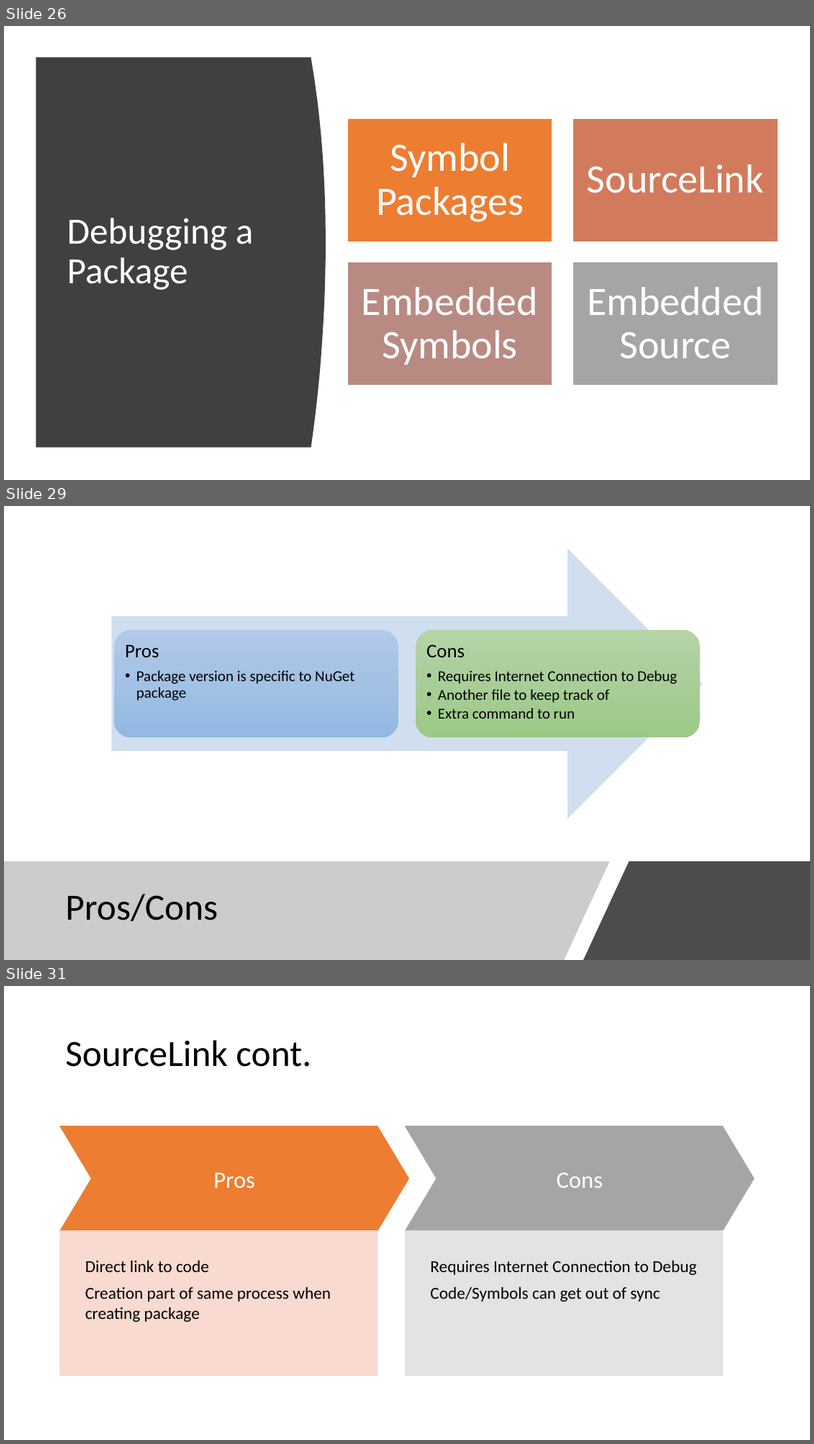
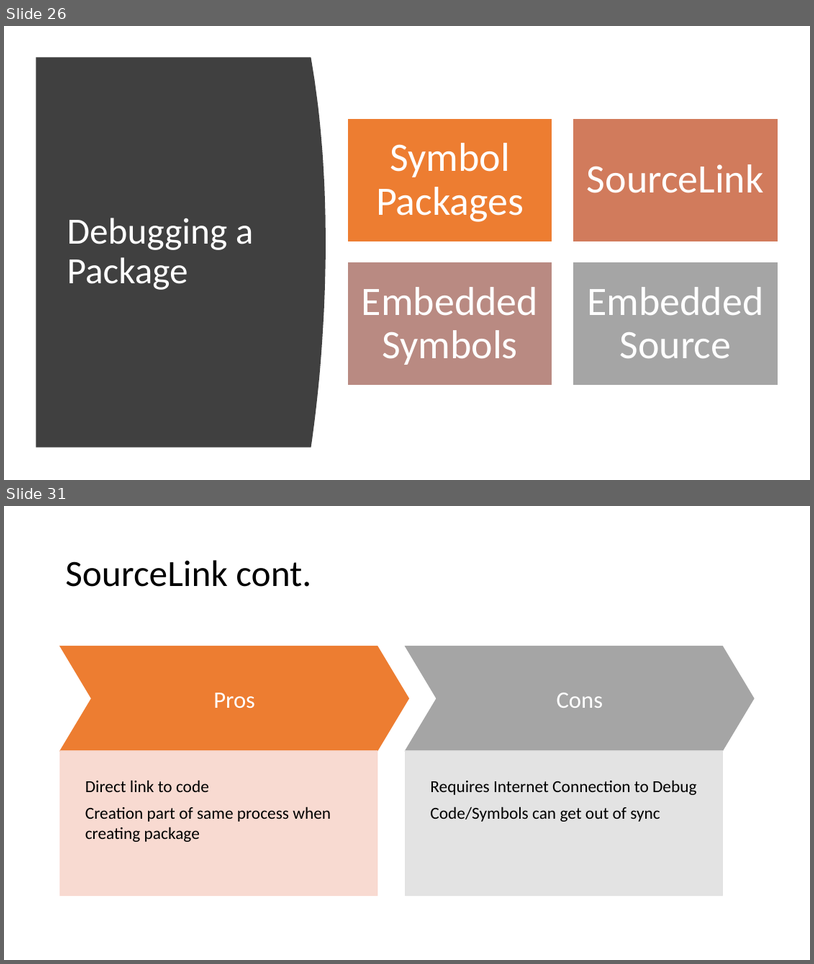
Before and after one commit to ProgrammerAL/Presentations-2019, a slide deck: 01-10 - ONETUG - Working with NuGet Packages/Presentation.pptx. Shown one above the other, each under a label of ours: slides 26, 29 and 31 before the commit, slides 26 and 31 after it; the slides between them are not shown. The pictures are 814x1444 and 814x964 pixels, drawn with LibreOffice and Linux fonts; fonts in the diff are those of the drawing. Boxes give left, top, right and bottom in pixels: in the first picture for what was removed or moved away, otherwise in the second. Text is boxed around its words. In the diff, an @@ line names an element or a change of style, - is before the commit and + after.

```diff
--- a/01-10 - ONETUG - Working with NuGet Packages/Presentation.pptx
+++ b/01-10 - ONETUG - Working with NuGet Packages/Presentation.pptx
@@ slide 29 removed at [4,506,810,960], background #FFFFFF @@
@@ group removed at [112,548,703,818]: 2 rounded rectangles, 2 texts, 1 right arrow @@
-Pros
-  • Package version is specific to NuGet package
-Cons
-  • Requires Internet Connection to Debug
-  • Another file to keep track of
-  • Extra command to run
@@ freeform shape removed at [4,861,610,960] @@
@@ freeform shape removed at [584,861,810,960] @@
@@ title removed at [65,893,218,921] @@
-Pros/Cons
```
Also in this commit, not shown: 4 slides changed, 2 slides added, 1 other slide removed, 8 other files.
